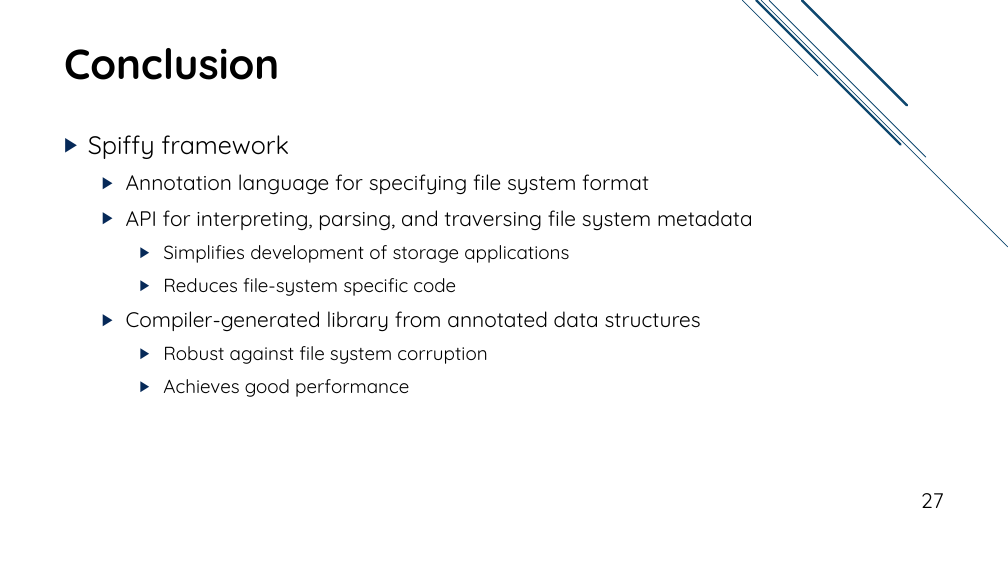
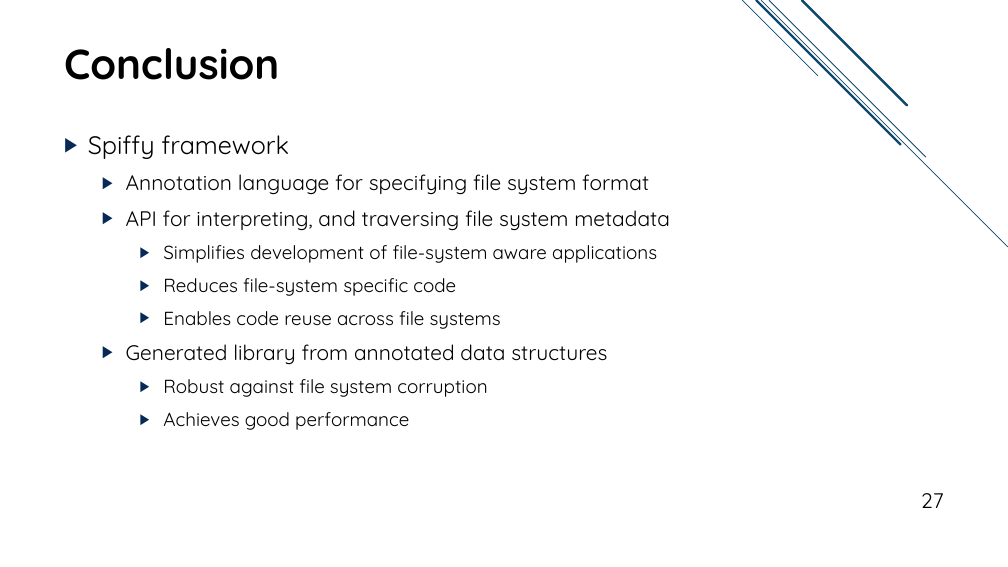
Before and after one commit to jacksun007/spiffy-paper, a slide deck: slide 27 of talk/spiffy_talk.pptx. Drawn at 1008x567 pixels with LibreOffice and Linux fonts; fonts in the diff are those of the drawing. Boxes give left, top, right and bottom in pixels: in the first picture for what was removed or moved away, otherwise in the second. Text is boxed around its words. In the diff, an @@ line names an element or a change of style, - is before the commit and + after.

```diff
--- a/talk/spiffy_talk.pptx
+++ b/talk/spiffy_talk.pptx
@@ text at (126,210,670,263): text changed; size 20 to 18 pt @@
-  ▶ API for interpreting, parsing, and traversing file system metadata
-    ▶ Simplifies development of storage applications
+  ▶ API for interpreting, and traversing file system metadata
+    ▶ Simplifies development of file-system aware applications
@@ text at (126,311,607,364): text changed @@
-  ▶ Compiler-generated library from annotated data structures
+    ▶ Enables code reuse across file systems
+  ▶ Generated library from annotated data structures
```
Also in this commit, not shown: 12 other slides changed.
